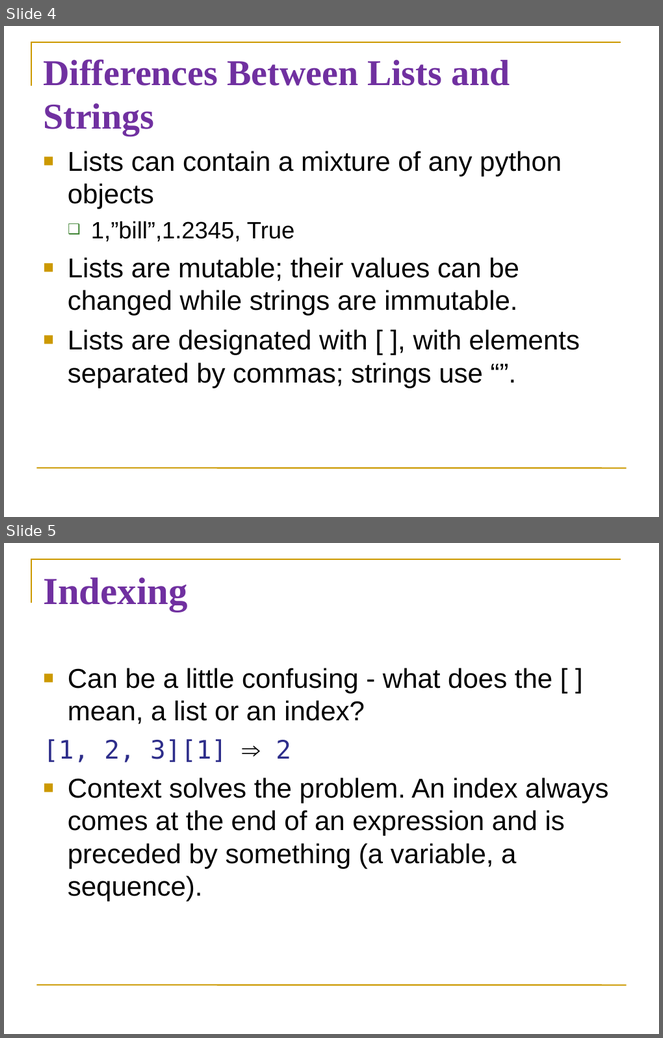
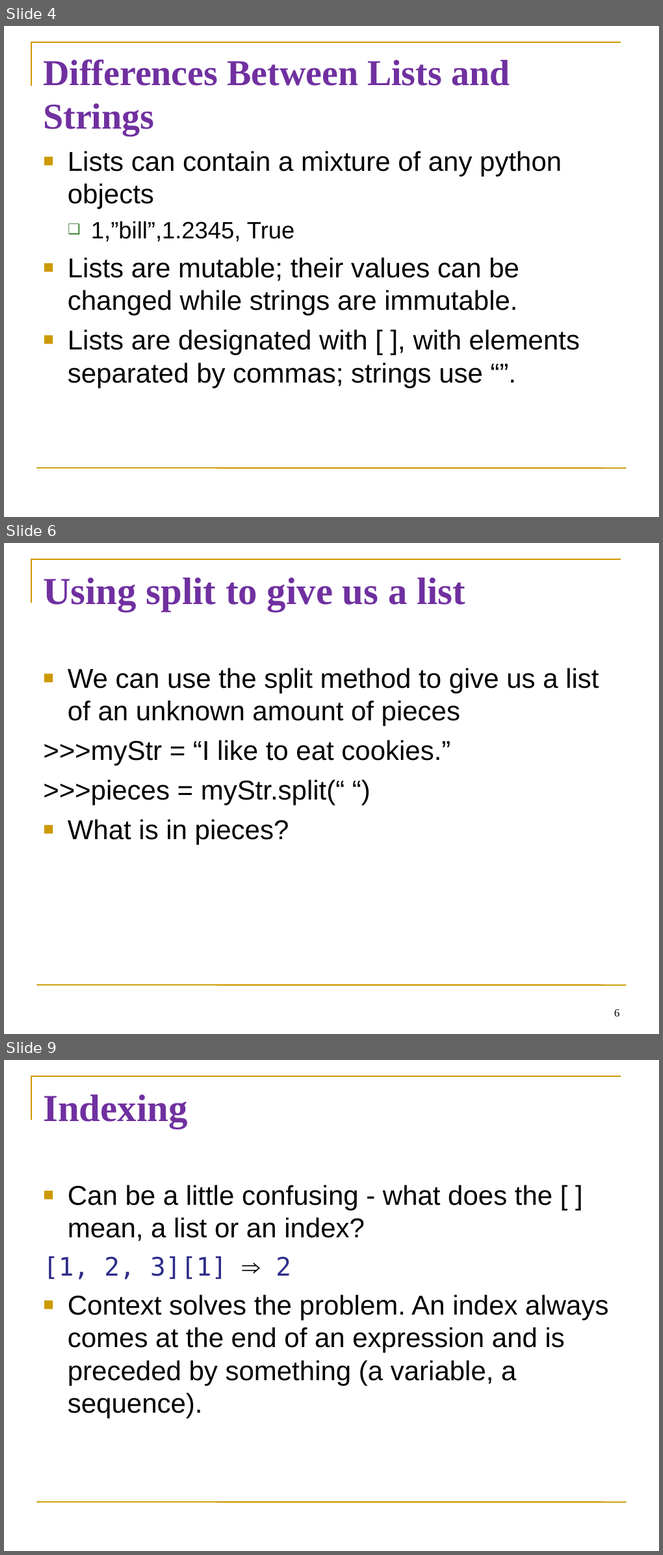
Before and after one commit to diesburg/cs1510_sp25, a slide deck: sessions/s27/s27.ppt. Shown one above the other, each under a label of ours: slides 4 and 5 before the commit, slides 4, 6 and 9 after it; the slides between them are not shown. The pictures are 663x1038 and 663x1555 pixels, drawn with LibreOffice and Linux fonts; fonts in the diff are those of the drawing. Boxes give left, top, right and bottom in pixels: in the first picture for what was removed or moved away, otherwise in the second. Text is boxed around its words. In the diff, an @@ line names an element or a change of style, - is before the commit and + after.

Commit message:
Updating session 27 to give a homework hint about spliting a string into a list

```diff
--- a/sessions/s27/s27.ppt
+++ b/sessions/s27/s27.ppt
@@ slide 6 added at <box>4,543,659,1034</box>, background #FFFFFF; not listed: 2 template elements that a slide beside it also shows @@
@@ title added at <box>43,577,466,611</box>, 42 pt, text #7030A0, bold @@
+Using split to give us a list
@@ text added at <box>43,668,599,845</box>, 30 pt, text #000000 @@
+■ We can use the split method to give us a list of an unknown amount of pieces
+>>>myStr = “I like to eat cookies.”
+>>>pieces = myStr.split(“ “)
+■ What is in pieces?
@@ page number added at <box>614,1010,620,1017</box>, 12 pt, text #000000 @@
+6
@@ what was slide 5 is now slide 9 @@
```
Also in this commit, not shown: 3 other slides added, 1 other file.
